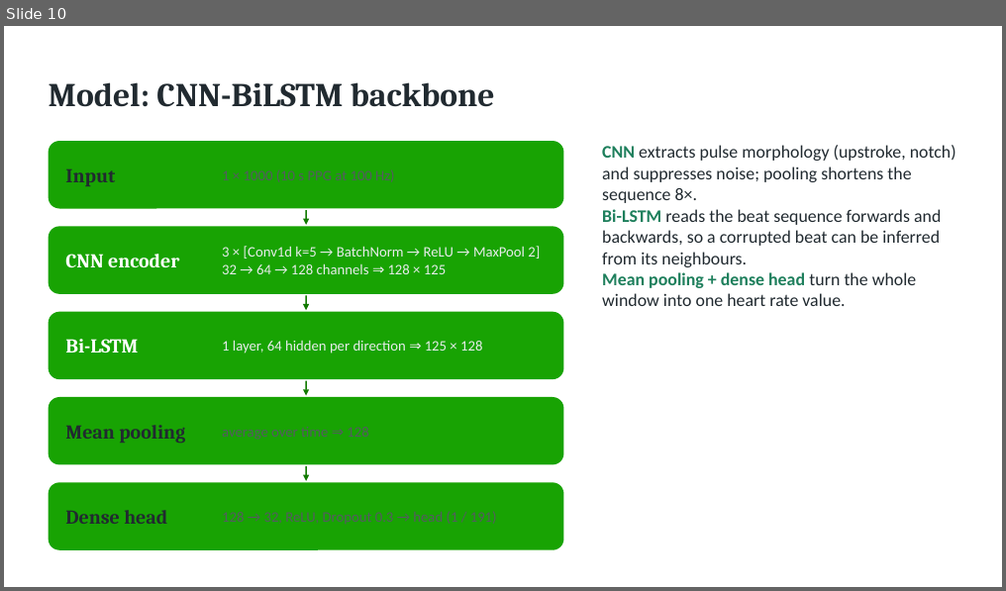
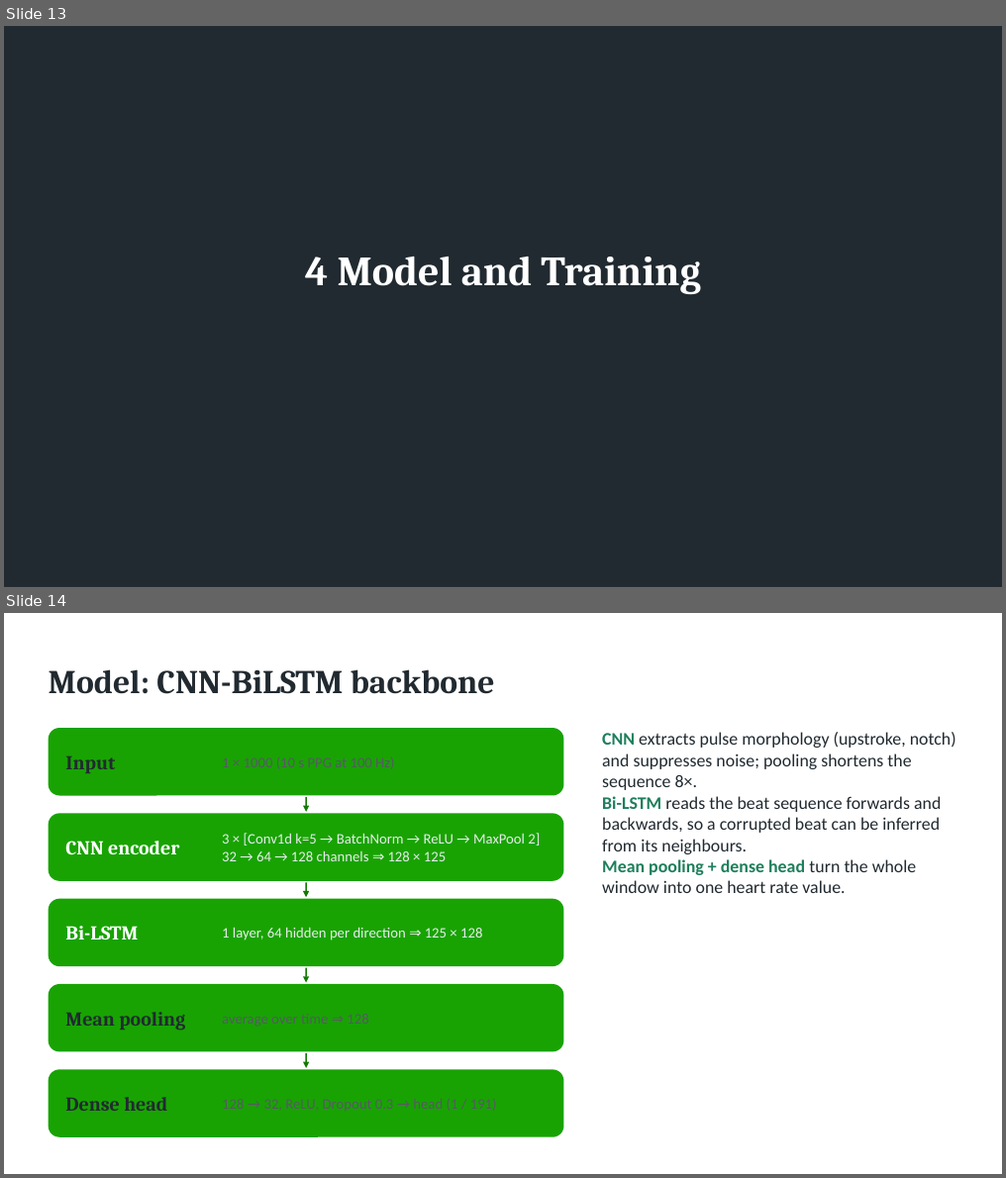
Before and after one commit to havedere/BSAA_HR, a slide deck: docs/hr_cnn_bilstm_results.odp. Shown one above the other, each under a label of ours: slide 10 before the commit, slides 13 and 14 after it. The pictures are 1006x591 and 1006x1178 pixels, drawn with LibreOffice and Linux fonts; fonts in the diff are those of the drawing. Boxes give left, top, right and bottom in pixels: in the first picture for what was removed or moved away, otherwise in the second. Text is boxed around its words. In the diff, an @@ line names an element or a change of style, - is before the commit and + after.

```diff
--- a/docs/hr_cnn_bilstm_results.odp
+++ b/docs/hr_cnn_bilstm_results.odp
@@ slide 13 added at bbox=[4, 26, 1002, 587], background #212A30 @@
@@ text added at bbox=[305, 256, 700, 295], 40 pt, text #FFFFFF, bold @@
+4 Model and Training
@@ what was slide 10 is now slide 14 @@
```
Also in this commit, not shown: 6 slides changed, 4 other slides added.
